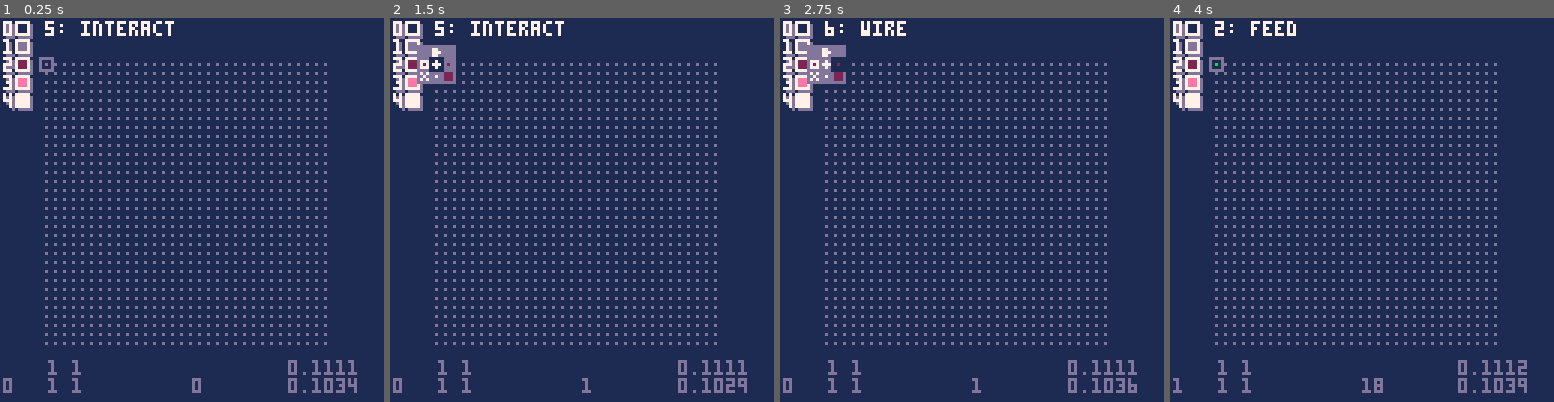
Above: before the commit, frames 1-4 (left to right).
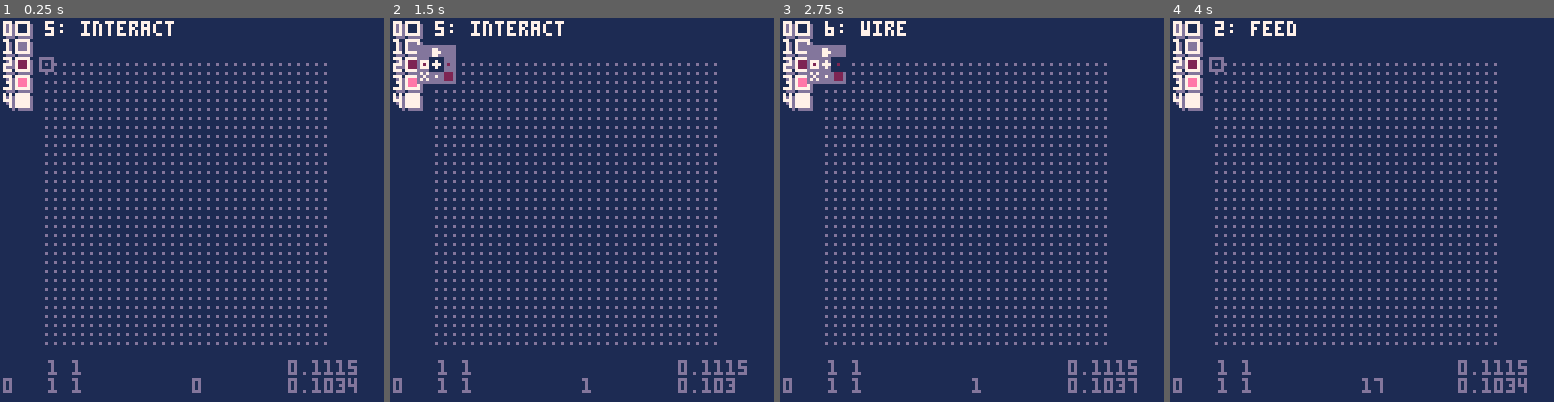
Above: after the commit, the same moments.

Repository: SestrenExsis/NANDGate
Game: PICO-8 cartridge nandgate.p8
Two runs of this game, one before a commit and one after it. Both use one fixed random seed, a clock stepped at 60 frames per second and the inputs below.
Inputs:
- Up to frame 1 (0.25 s): no input
- Up to frame 2 (1.5 s): tap X (X key) at 0.33, 1.07 s; tap O (Z key) at 0.7 s
- Up to frame 3 (2.75 s): hold Right 1.6-2.1 s; hold P2 Left 1.6-2.1 s; tap O (Z key) at 1.7, 2.1, 2.5 s; tap X (X key) at 1.85 s; hold Up 2.15-2.42 s; hold P2 Down 2.15-2.42 s; hold Right from 2.47 s (still down); hold P2 Left from 2.47 s (still down)
- Up to frame 4 (4 s): tap O (Z key) at 2.9, 3.3, 3.7 s; tap X (X key) at 2.97 s; release Right at 3.03 s; release P2 Left at 3.03 s; hold Left 3.08-3.58 s; hold P2 Right 3.08-3.58 s; hold Down 3.63-3.97 s; hold P2 Up 3.63-3.97 s

The runs differ from the first frame. In frame 1, less than 0.1% of the frame differs, in the area x 90-93%, y 89-93%; in frame 2, 0.1%; in frame 3, 0.1%; in frame 4, 0.1%, in the area x 0-93%, y 11-98%.

Commit message:
Begin bugfix for FUSE and CONNECT

Diff:
--- a/nandgate.p8
+++ b/nandgate.p8
@@ -344,11 +344,11 @@
 	local dx=d[1]
 	local dy=d[2]
 	self:connect(
-		self.x,self.y,
-		self.x+dx,self.y+dy
+		self.lx,self.ly,
+		self.lx+dx,self.ly+dy
 	)
 	local idx=self:idxof(
-		self.x,self.y
+		self.lx,self.ly
 	)
 	local dvc=self:device(idx)
 	local ndvc=self:device(idx,a)
@@ -359,14 +359,14 @@
 		ndvc.name=="wire"
 	) then
 		self:connect(
-			self.x+dx,self.y+dy,
-			self.x,self.y
+			self.lx+dx,self.ly+dy,
+			self.lx,self.ly
 		)
 	end
-	self.x+=dx
-	self.y+=dy
-	self.lx=self.x
-	self.ly=self.y
+	self.lx+=dx
+	self.ly+=dy
+	self.x=self.lx
+	self.y=self.ly
 	add(self.hst,6)
 	add(self.hst,a%0x10)
 end
@@ -656,9 +656,20 @@
 			end
 		elseif tool=="wire" then
 			if btn(❎) then
-				_g:connect(
-					lgx,lgy,_g.x,_g.y
-					)
+				local dr=5
+				if lgx<_g.x then
+					dr-=1
+				elseif lgx>_g.x then
+					dr+=1
+				end
+				if lgy<_g.y then
+					dr+=3
+				elseif lgy>_g.y then
+					dr-=3
+				end
+				if dr!=5 then
+					_g:fuse(dr)
+				end
 			end
 		elseif tool=="delete" then
 			if btn(❎) then
@@ -678,8 +689,10 @@
 			end
 		end
 	end
-	if btnp(⬆️,1) then
-		tick(_g)
+	if btnp(⬇️,1) then
+		_g:push()
+	elseif btnp(⬆️,1) then
+		_g:pull()
 	elseif btnp(➡️,1) then
 		for i=1,_clk do
 			tick(_g)
